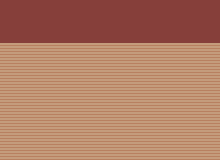
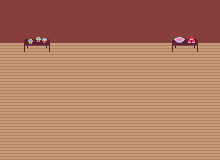
Layered file, before and after one edit (w=220, h=160). Changes by layer:
added layer "Layer 5 copy" above "Layer 3" over [28,36,195,44]
added layer "Layer 3" above "Layer 2 copy 3" over [24,39,198,52]
